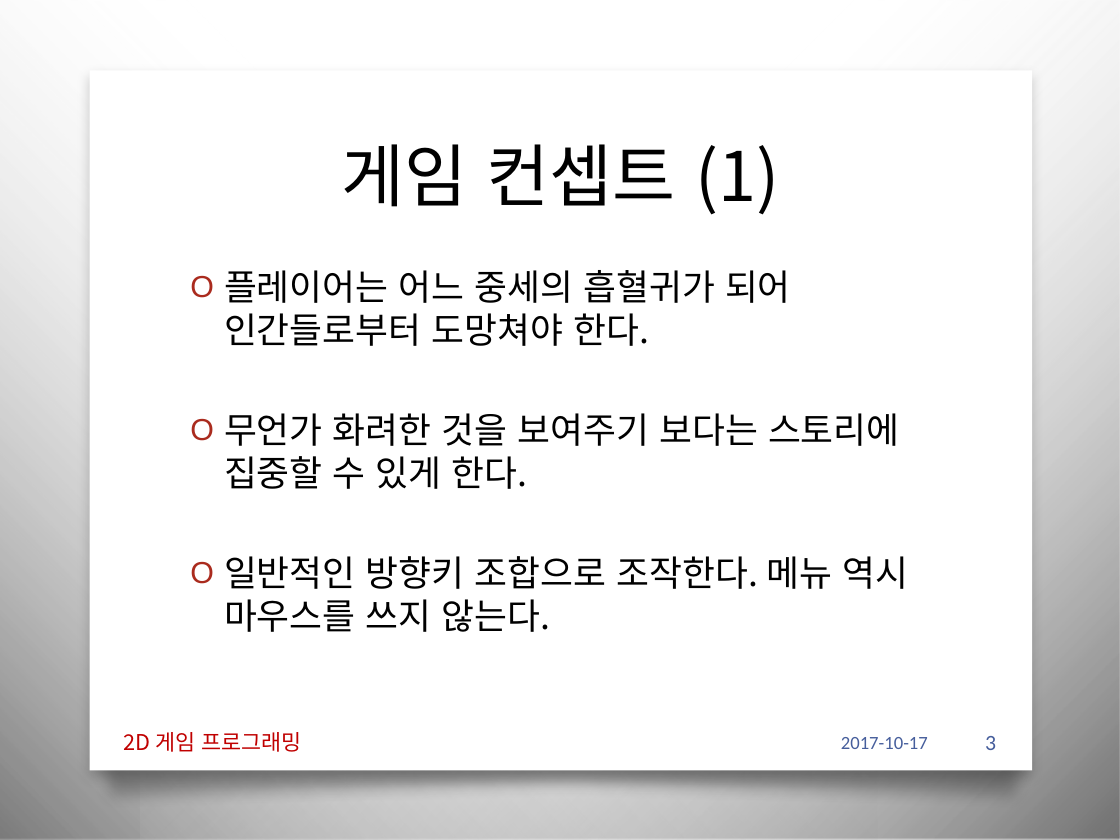
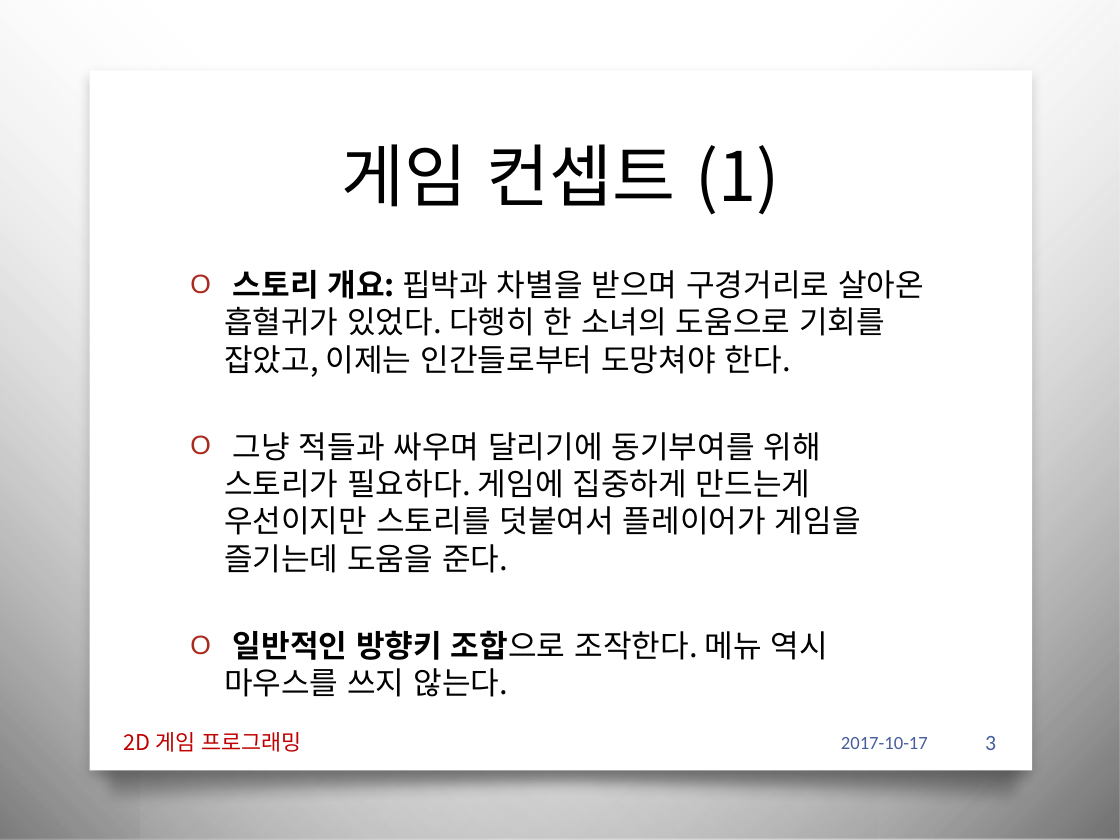
Before and after one commit to iconstudio/2017-Platformer, a slide deck: slide 3 of slides/2017_2DGP_1차발표.pptx. Drawn at 1120x840 pixels with LibreOffice and Linux fonts; fonts in the diff are those of the drawing; background and template pictures are left out. Boxes give left, top, right and bottom in pixels: in the first picture for what was removed or moved away, otherwise in the second. Text is boxed around its words. In the diff, an @@ line names an element or a change of style, - is before the commit and + after.

```diff
--- a/slides/2017_2DGP_1차발표.pptx
+++ b/slides/2017_2DGP_1차발표.pptx
@@ text at (x1=224, y1=270, x2=924, y2=573): text changed; size 23 to 20 pt @@
-O 플레이어는 어느 중세의 흡혈귀가 되어 인간들로부터 도망쳐야 한다.
-O 무언가 화려한 것을 보여주기 보다는 스토리에 집중할 수 있게 한다.
+O 스토리 개요: 핍박과 차별을 받으며 구경거리로 살아온 흡혈귀가 있었다. 다행히 한 소녀의 도움으로 기회를 잡았고, 이제는 인간들로부터 도망쳐야 한다.
+O 그냥 적들과 싸우며 달리기에 동기부여를 위해 스토리가 필요하다. 게임에 집중하게 만드는게 우선이지만 스토리를 덧붙여서 플레이어가 게임을 즐기는데 도움을 준다.
@@ text at (x1=224, y1=630, x2=828, y2=697): size 23 to 20 pt in "일반적인 방향키 조합으로 조작한다. 메뉴 역시 마우스를 ..."; bold on in "일반적인 방향키 조합으로" @@
```
Also in this commit, not shown: 8 other slides changed, 2 slides added, 4 other files.
